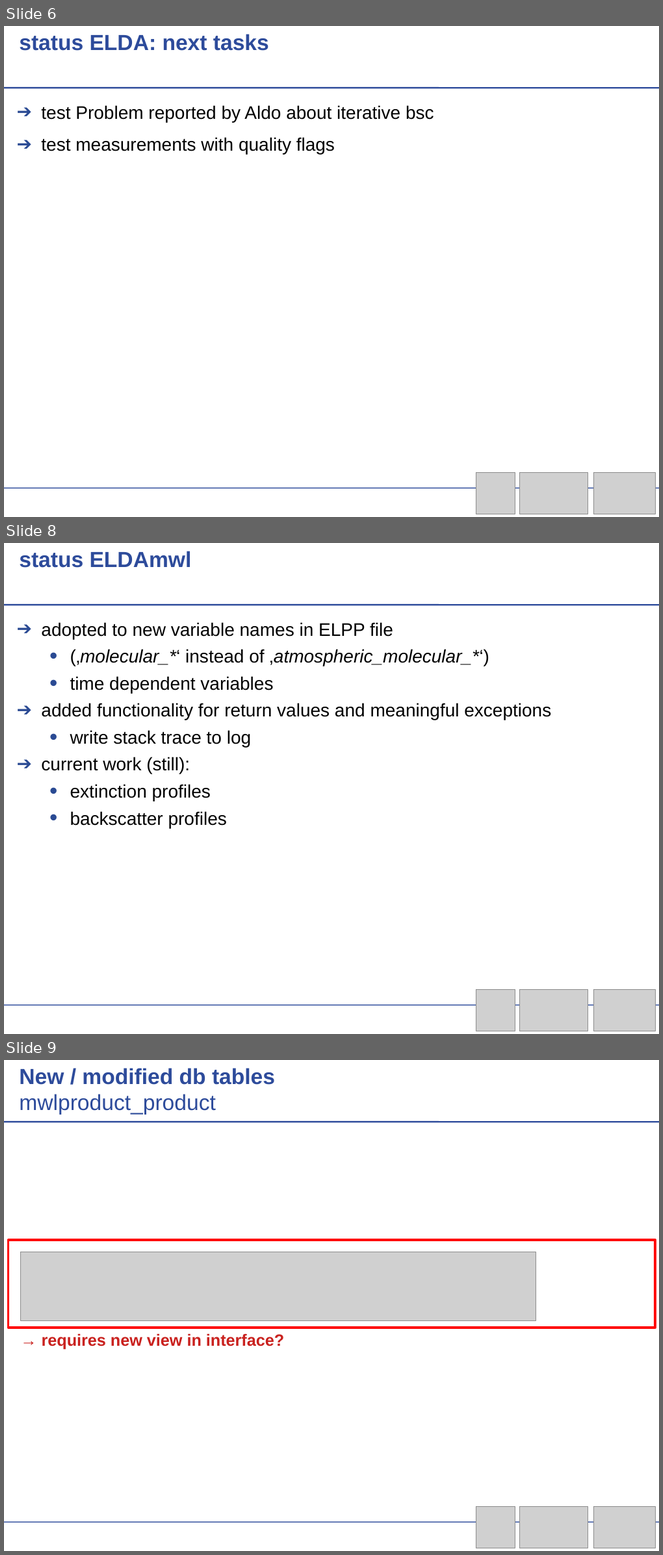
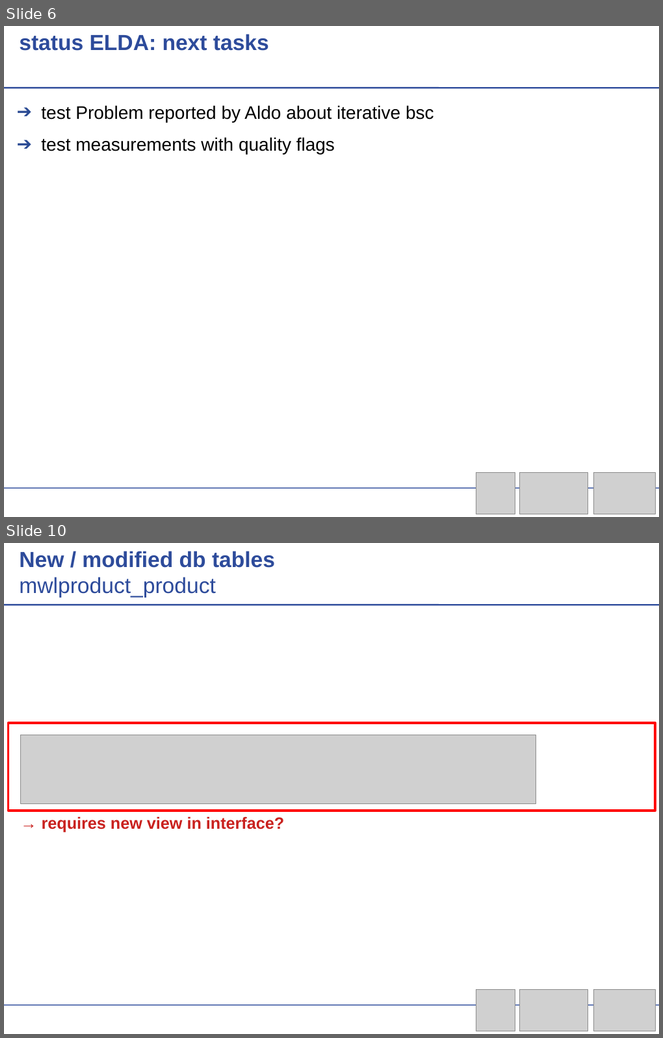
Before and after one commit to actris-scc/ELDAmwl, a slide deck: ELDAmwl.odp. Shown one above the other, each under a label of ours: slides 6, 8 and 9 before the commit, slides 6 and 10 after it; the slides between them are not shown. The pictures are 663x1555 and 663x1038 pixels, drawn with LibreOffice and Linux fonts; fonts in the diff are those of the drawing; grey boxes stand for pictures; background and template pictures are left out. Boxes give left, top, right and bottom in pixels: in the first picture for what was removed or moved away, otherwise in the second. Text is boxed around its words. In the diff, an @@ line names an element or a change of style, - is before the commit and + after.

Commit message:
updated documentation (ELDAmwl.odp + ELDAmwl.pdf)

```diff
--- a/ELDAmwl.odp
+++ b/ELDAmwl.odp
@@ slide 8 removed at <box>4,543,659,1034</box>, background #FFFFFF; not listed: 2 template elements that a slide beside it also shows @@
@@ text removed at <box>19,551,192,568</box> @@
-status ELDAmwl
@@ text removed at <box>41,622,551,828</box> @@
-➔ adopted to new variable names in ELPP file
-  • (‚molecular_*‘ instead of ‚atmospheric_molecular_*‘)
-  • time dependent variables
-➔ added functionality for return values and meaningful exceptions
-  • write stack trace to log
-➔ current work (still):
-  • extinction profiles
-  • backscatter profiles
@@ picture removed at <box>477,990,515,1031</box> @@
@@ picture removed at <box>519,990,588,1031</box> @@
@@ picture removed at <box>594,990,656,1031</box> @@
@@ what was slide 9 is now slide 10 @@
```
Also in this commit, not shown: 9 slides changed, 2 slides added, 2 other files.
